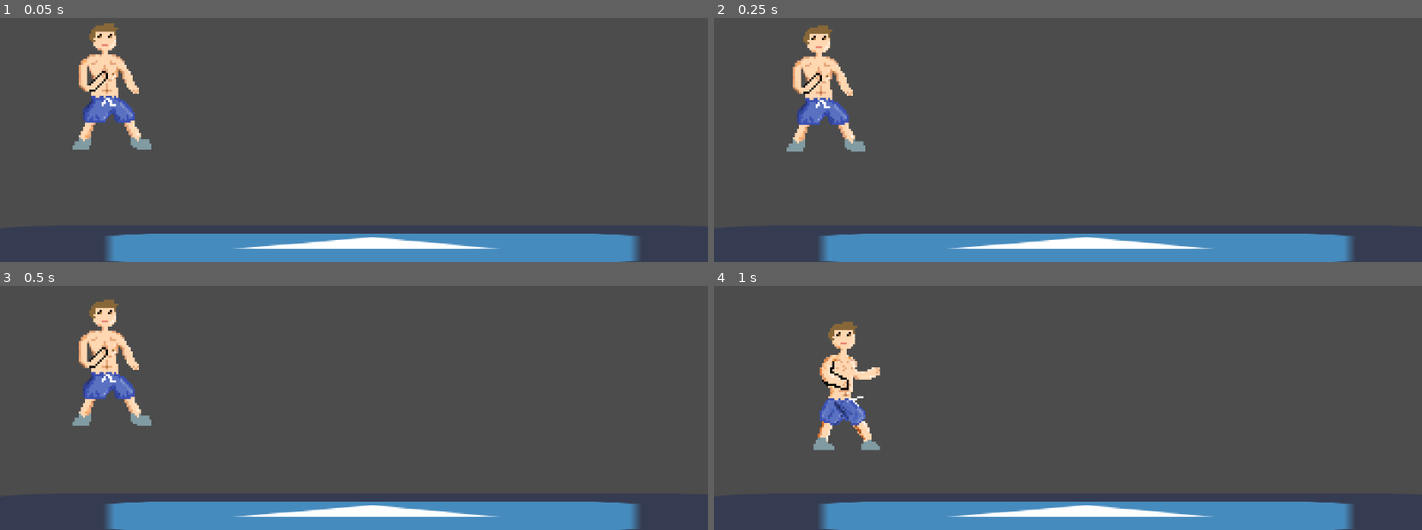
Above: before the commit, frames 1-4 (two rows, left to right).
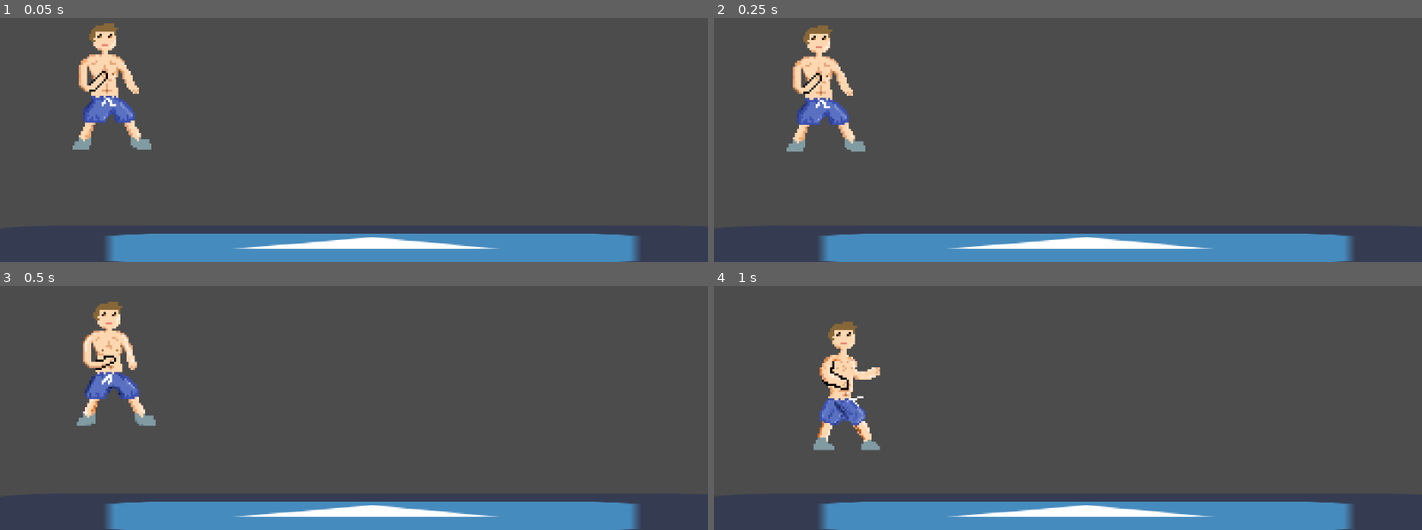
Above: after the commit, the same moments.

Repository: Matthew078/Hells-Gym-Fight
Game: Godot game, scene res://game.tscn
Two runs of this game, one before a commit and one after it. Both use one fixed random seed, a clock stepped at 60 frames per second and the inputs below. The project has no main scene, so this scene is started directly. The engine's default icon, where the game draws it, is replaced by a stand-in: a white triangle on a blue panel in a dark square.
Inputs:
- Up to frame 1 (0.05 s): no input
- Up to frame 2 (0.25 s): no input
- Up to frame 3 (0.5 s): no input
- Up to frame 4 (1 s): hold Right (gym_bro_move_right) from 0.53 s (still down)

Frames 1-2 are identical in both runs. In frame 3, 1.8% of the frame differs, in the area x 10-22%, y 5-58%; in frame 4, nothing differs.

Commit message:
standing animation

Diff:
--- a/Hell's-Gym-Fight-Project/player.gd
+++ b/Hell's-Gym-Fight-Project/player.gd
@@ -43,11 +43,8 @@
 	if Input.is_action_pressed("gym_bro_move_left"):
 		velocity.x -= 1
 
-	if velocity.length() > 0:
-		velocity = velocity.normalized() * speed
-		$AnimatedSprite.play()
-	else:
-		$AnimatedSprite.stop()
+	velocity = velocity.normalized() * speed
+	$AnimatedSprite.play()
 
 	position += velocity * delta
 	position.x = clamp(position.x, 0, screen_size.x)
